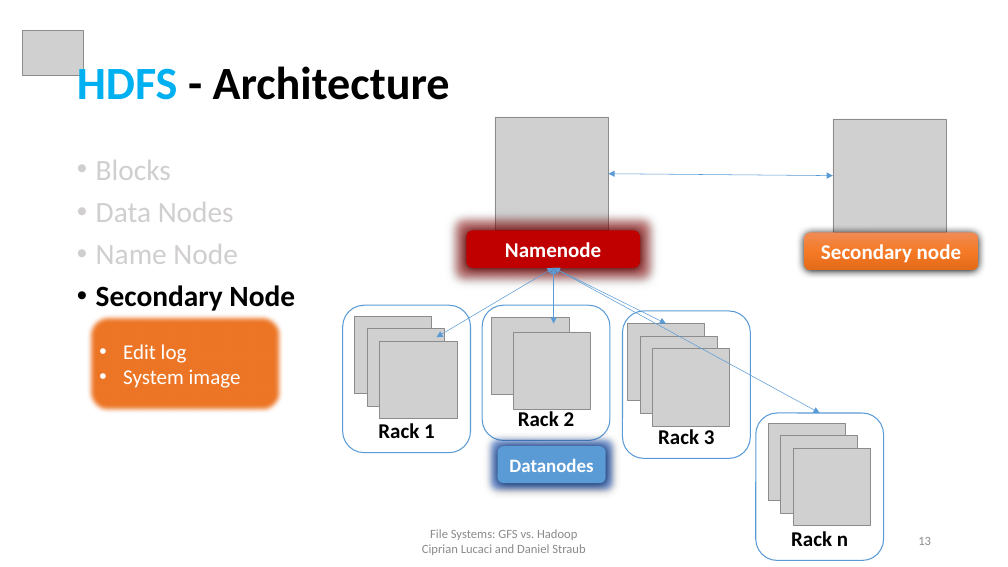
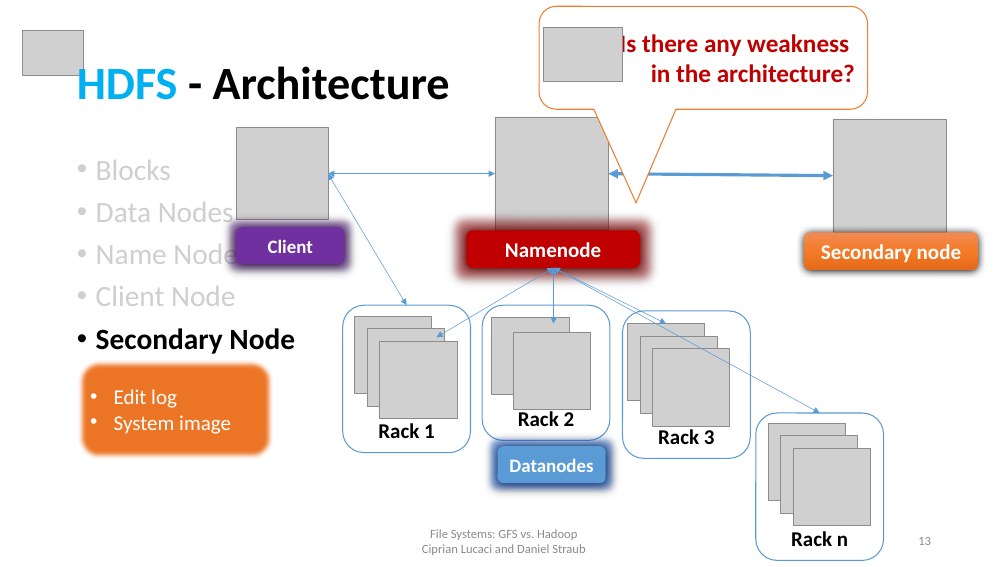
Before and after one commit to cipri7329/ss15-seminar, a slide deck: slide 13 of Presentation/DistributedFileSystems_Cipri.pptx. Drawn at 1008x567 pixels with LibreOffice and Linux fonts; fonts in the diff are those of the drawing; grey boxes stand for pictures; background and template pictures are left out. Boxes give left, top, right and bottom in pixels: in the first picture for what was removed or moved away, otherwise in the second. Text is boxed around its words. In the diff, an @@ line names an element or a change of style, - is before the commit and + after.

```diff
--- a/Presentation/DistributedFileSystems_Cipri.pptx
+++ b/Presentation/DistributedFileSystems_Cipri.pptx
@@ rounded speech box added at [539,6,867,109], fill #FFFFFF, outline #ED7D31 1 pt, 24 pt, text #C00000, bold @@
+Is there any weakness
+in the architecture?
@@ picture added at [544,28,623,82] @@
@@ picture added at [236,128,327,219] @@
@@ double arrow added from (328, 174) to (495, 174), #5B9BD5 0.5 pt @@
@@ double arrow added from (328, 174) to (407, 306), #5B9BD5 0.5 pt @@
@@ double arrow (609, 174) - (833, 175): stroke #5B9BD5 0.5 pt to #5B9BD5 3 pt @@
@@ rounded rectangle added at [236,227,344,264], fill #7030A0, 18 pt, text #FFFFFF, bold @@
+Client
@@ text at [96,286,235,306]: paragraph added @@
+• Client Node
@@ rounded rectangle "Edit log": place and size @@
-rounded rectangle "Edit log" at [87,314,283,413]
+rounded rectangle "Edit log" at [78,360,274,459]
```
Also in this commit, not shown: 6 other slides changed, 2 slides added, 4 slides removed, 14 other files.
